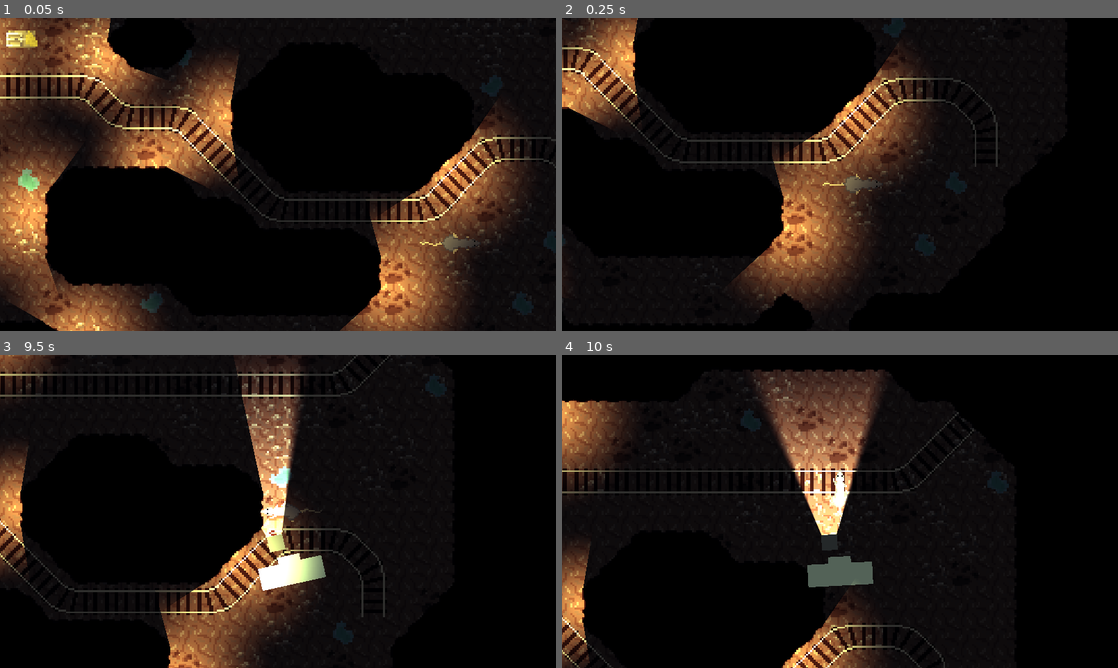
Above: before the commit, frames 1-4 (two rows, left to right).
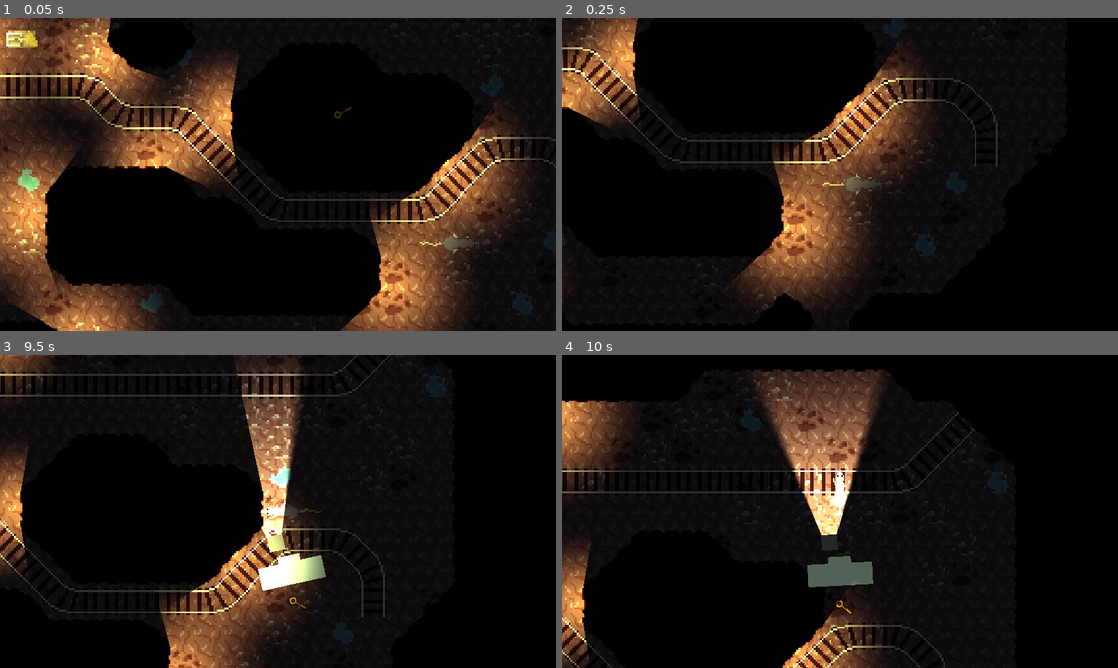
Above: after the commit, the same moments.

Repository: karl-died/mgd3_mine_game
Game: Godot game, scene res://scenes/key_test_level.tscn
Same seed, same stepped clock (60 frames per second), same inputs: the game is played once before the commit and once after it. This scene is started directly instead of the project's main scene.
Inputs (mouse positions are in pixels of both pictures, inside the frame that each line leads up to):
- Up to frame 1 (0.05 s): no input
- Up to frame 2 (0.25 s): no input
- Up to frame 3 (9.5 s): move the mouse to (400, 495) at 0.52 s; press the mouse at (400, 495) at 0.53 s; hold D (right) 0.53-1.28 s; tap Space (jump) at 0.77, 1.52, 3.02, 3.77, 4.52, 6.02, 6.77, 7.52, 9.02 s; move the mouse to (166, 527) at 1.27 s; release the mouse at (166, 527) at 1.28 s; hold S (down) 1.28-2.03 s; click (166, 527) at 1.35 s; move the mouse to (333, 442) at 2.02 s; press the mouse at (333, 442) at 2.03 s; hold D (right) 2.03-2.78 s; move the mouse to (250, 574) at 2.77 s; release the mouse at (250, 574) at 2.78 s; hold W (up) 2.78-3.53 s; click (250, 574) at 2.85 s; move the mouse to (444, 558) at 3.52 s; press the mouse at (444, 558) at 3.53 s; hold A (left) 3.53-5.03 s; move the mouse to (111, 464) at 4.27 s; release the mouse at (111, 464) at 4.28 s; click (111, 464) at 4.35 s; move the mouse to (305, 511) at 5.02 s; press the mouse at (305, 511) at 5.03 s; hold S (down) 5.03-5.78 s; move the mouse to (194, 433) at 5.77 s; release the mouse at (194, 433) at 5.78 s; hold D (right) 5.78-6.53 s; click (194, 433) at 5.85 s; move the mouse to (400, 495) at 6.52 s; press the mouse at (400, 495) at 6.53 s; hold W (up) 6.53-7.28 s; move the mouse to (166, 527) at 7.27 s; release the mouse at (166, 527) at 7.28 s; hold D (right) 7.28-8.03 s; click (166, 527) at 7.35 s; move the mouse to (333, 442) at 8.02 s; press the mouse at (333, 442) at 8.03 s; hold S (down) 8.03-8.78 s; move the mouse to (250, 574) at 8.77 s; release the mouse at (250, 574) at 8.78 s; hold A (left) from 8.78 s (still down); click (250, 574) at 8.85 s
- Up to frame 4 (10 s): move the mouse to (1006, 558) at 9.52 s; release A (left) at 9.53 s; press the mouse at (1006, 558) at 9.53 s; hold W (up) from 9.53 s (still down); tap Space (jump) at 9.77 s

The runs differ from the first frame. In frame 1, less than 0.1% of the frame differs, in the area x 60-64%, y 28-33%; in frame 2, nothing differs; in frame 3, less than 0.1%, in the area x 51-56%, y 76-82%; in frame 4, less than 0.1%.

Commit message:
key advancements
key can be stolen and lost again, 3 sec cooldown

Diff:
--- a/project.godot
+++ b/project.godot
@@ -47,3 +47,8 @@
 "events": [Object(InputEventKey,"resource_local_to_scene":false,"resource_name":"","device":-1,"window_id":0,"alt_pressed":false,"shift_pressed":false,"ctrl_pressed":false,"meta_pressed":false,"pressed":false,"keycode":0,"physical_keycode":32,"key_label":0,"unicode":32,"echo":false,"script":null)
 ]
 }
+"ínteract_primary"={
+"deadzone": 0.5,
+"events": [Object(InputEventMouseButton,"resource_local_to_scene":false,"resource_name":"","device":-1,"window_id":0,"alt_pressed":false,"shift_pressed":false,"ctrl_pressed":false,"meta_pressed":false,"button_mask":1,"position":Vector2(97, 5),"global_position":Vector2(101, 46),"factor":1.0,"button_index":1,"canceled":false,"pressed":true,"double_click":true,"script":null)
+]
+}
--- /dev/null
+++ b/scenes/key.tscn
@@ -0,0 +1,20 @@
+[gd_scene load_steps=4 format=3 uid="uid://bd67yq4fs6sym"]
+
+[ext_resource type="Script" path="res://scripts/Key.gd" id="1_5g4p0"]
+[ext_resource type="Texture2D" uid="uid://c718hf570m0s7" path="res://assets/key_big.png" id="2_26f24"]
+
+[sub_resource type="CircleShape2D" id="CircleShape2D_i2ocg"]
+radius = 6.0
+
+[node name="Key" type="Area2D"]
+script = ExtResource("1_5g4p0")
+
+[node name="Sprite2D" type="Sprite2D" parent="."]
+position = Vector2(-4.76837e-07, 4.76837e-07)
+scale = Vector2(0.34375, 0.34375)
+texture = ExtResource("2_26f24")
+
+[node name="CollisionShape2D" type="CollisionShape2D" parent="."]
+shape = SubResource("CircleShape2D_i2ocg")
+
+[connection signal="body_entered" from="." to="." method="_on_body_entered"]
--- a/scenes/key_test_level.tscn
+++ b/scenes/key_test_level.tscn
@@ -9,6 +9,7 @@
 [ext_resource type="PackedScene" uid="uid://bqs4hpkmk22cw" path="res://scenes/test_npc.tscn" id="7_g11tn"]
 [ext_resource type="PackedScene" uid="uid://dkxwkuhp7bqhp" path="res://scenes/lamp.tscn" id="8_s4b6r"]
 [ext_resource type="PackedScene" uid="uid://bdaj8nk3swe0f" path="res://scenes/mouse_trap.tscn" id="9_nbp2b"]
+[ext_resource type="PackedScene" uid="uid://bd67yq4fs6sym" path="res://scenes/key.tscn" id="10_up2cq"]
 
 [sub_resource type="NavigationPolygon" id="NavigationPolygon_dsvd6"]
 vertices = PackedVector2Array(-8, 7, -8, -8, 7, -8)
@@ -410,7 +411,7 @@
 blend_mode = 1
 shadow_item_cull_mask = 2
 
-[node name="PlayerRat" parent="." instance=ExtResource("2_gnfgw")]
+[node name="PlayerRat" parent="." groups=["Player"] instance=ExtResource("2_gnfgw")]
 z_index = 1
 position = Vector2(106, 41)
 dash_boost = 100.0
@@ -439,7 +440,7 @@
 position = Vector2(-110, -45)
 texture = SubResource("CanvasTexture_byle4")
 
-[node name="NPC" parent="." node_paths=PackedStringArray("navigation_agent", "rat", "vision_area", "locations_node") instance=ExtResource("7_g11tn")]
+[node name="NPC" parent="." node_paths=PackedStringArray("navigation_agent", "rat", "vision_area", "locations_node") groups=["NPCs"] instance=ExtResource("7_g11tn")]
 z_index = 1
 position = Vector2(158, -100)
 collision_layer = 2
@@ -491,6 +492,11 @@
 [node name="MouseTrap" parent="." instance=ExtResource("9_nbp2b")]
 position = Vector2(-123, -64)
 
+[node name="Key" parent="." node_paths=PackedStringArray("key_owner", "npc", "player") instance=ExtResource("10_up2cq")]
+key_owner = NodePath("../NPC")
+npc = NodePath("../NPC")
+player = NodePath("../PlayerRat")
+
 [connection signal="trap_entered" from="MouseTrap" to="PlayerRat" method="on_trap_entered"]
 
 [editable path="NPC"]
--- /dev/null
+++ b/scripts/Key.gd
@@ -0,0 +1,37 @@
+extends Area2D
+
+
+@export var key_owner : CharacterBody2D
+@export var npc : CharacterBody2D
+@export var player : CharacterBody2D
+
+var stealing_timer = Timer.new()
+var ready_to_steal = true
+
+func _ready():
+	add_child(stealing_timer)
+	stealing_timer.one_shot
+	stealing_timer.timeout.connect(_ready_to_steal)
+
+func _physics_process(_delta):
+	position = lerp(position, key_owner.position, .1)
+	rotation = key_owner.rotation
+
+func _on_body_entered(body):
+	if (key_owner.is_in_group("Player") &&
+	body.is_in_group("NPCs")):
+		key_owner = body
+		ready_to_steal = false
+		stealing_timer.start(3)
+
+	if (key_owner.is_in_group("NPCs") &&
+	body.is_in_group("Player") &&
+	!key_owner.is_chasing &&
+	Input.is_action_pressed("ínteract_primary")) :
+			key_owner = player
+			body.has_key = true
+			ready_to_steal = false
+			stealing_timer.start(3)
+
+func _ready_to_steal():
+	ready_to_steal = true
--- a/scripts/player_rat.gd
+++ b/scripts/player_rat.gd
@@ -23,6 +23,7 @@
 var dash_recovery_timer = dash_recovery_duration
 var trap_timer = trap_duration
 var invincibility_timer = -0.1
+var has_key = false
 
 @onready var anim : AnimatedSprite2D = $AnimatedSprite2D
 
--- a/scripts/test_npc.gd
+++ b/scripts/test_npc.gd
@@ -19,12 +19,14 @@
 @onready var current_speed = walking_speed
 var current_location_index : int = 0
 
+var is_chasing: = false
 var state : NPCState = NPCState.Walking
 var chase_timer = Timer.new()
 var has_vision_of_rat = false
 # Called when the node enters the scene tree for the first time.
 func _ready():
 	add_child(chase_timer)
+	chase_timer.timeout.connect(_end_chase)
 	navigation_agent.target_position = locations[current_location_index].global_position
 
 func _process(delta):
@@ -63,6 +65,7 @@
 
 	if Geometry2D.is_point_in_polygon(vision_area.global_transform.affine_inverse() * rat.global_position, vision_area.polygon):
 		state = NPCState.Chasing
+		is_chasing = true
 
 func _chase_rat(delta):
 	if Geometry2D.is_point_in_polygon(vision_area.global_transform.affine_inverse() * rat.global_position, vision_area.polygon):
@@ -71,11 +74,11 @@
 	elif has_vision_of_rat == true:
 		has_vision_of_rat = false
 		chase_timer.one_shot = true
-		chase_timer.timeout.connect(_end_chase)
 		chase_timer.start(3)
 
 
 
 func _end_chase():
 	navigation_agent.target_position = locations[current_location_index].global_position
+	is_chasing = false
 	state = NPCState.Walking
Binary file added: assets/key_big.png
Not shown, added: assets/key_big.png.import
Not shown: 1 places in scenes/key_test_level.tscn that only renumber resources
